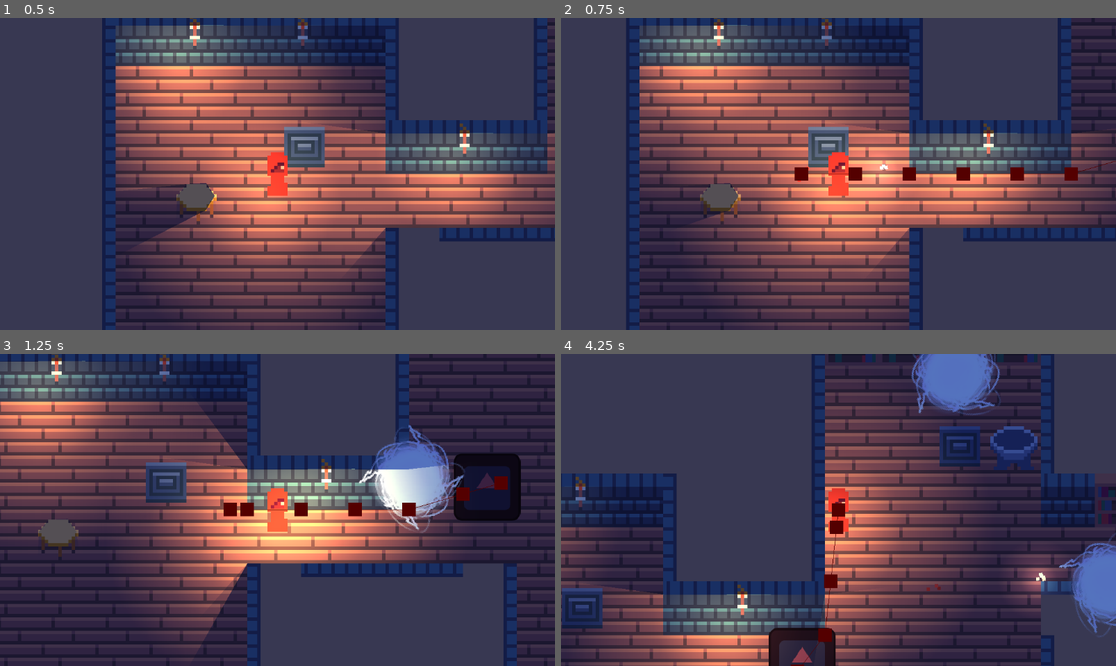
Above: before the commit, frames 1-4 (two rows, left to right).
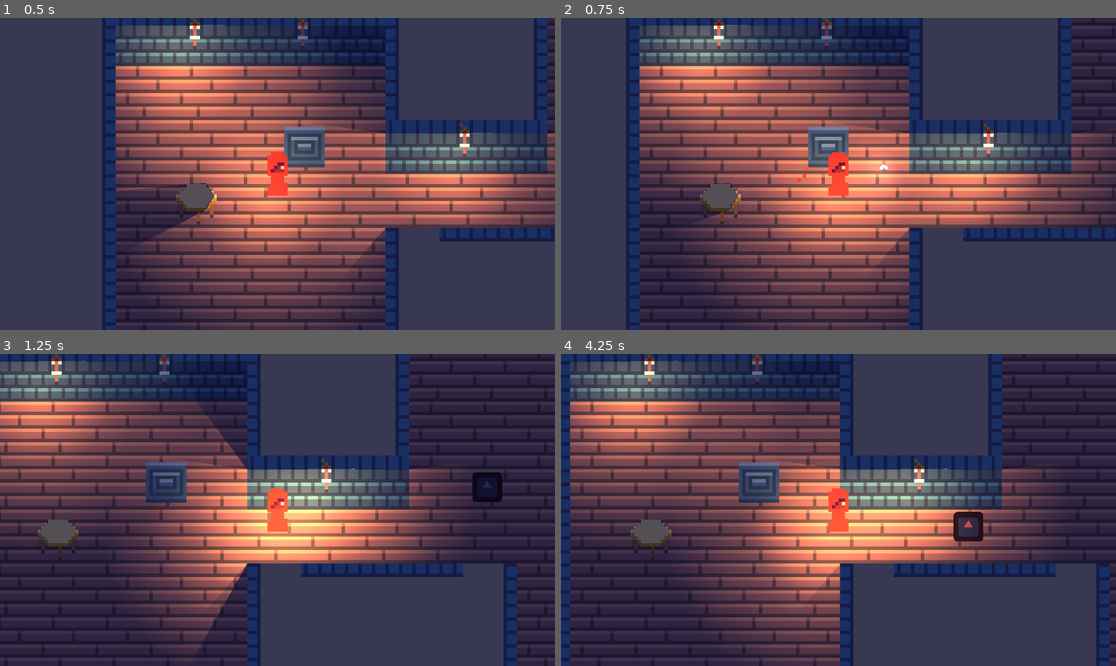
Above: after the commit, the same moments.

Repository: taborlin99/WizardStuff
Game: Godot game, scene res://scenes/main/main.tscn
Same seed, same stepped clock (60 frames per second), same inputs: the game is played once before the commit and once after it. The engine's default icon, where the game draws it, is replaced by a stand-in: a white triangle on a blue panel in a dark square.
Inputs (mouse positions are in pixels of both pictures, inside the frame that each line leads up to):
- Up to frame 1 (0.5 s): no input
- Up to frame 2 (0.75 s): tap Enter at 0.5 s; move the mouse to (960, 158) at 0.52 s; hold D (move_right) from 0.53 s (still down); click (960, 158) at 0.6 s
- Up to frame 3 (1.25 s): keep holding D (move_right)
- Up to frame 4 (4.25 s): move the mouse to (727, 525) at 1.27 s; release D (move_right) at 1.28 s; hold S (move_down) 1.28-2.03 s; click (727, 525) at 1.35 s; move the mouse to (894, 441) at 2.02 s; hold D (move_right) 2.03-2.78 s; click (894, 441) at 2.1 s; move the mouse to (810, 572) at 2.77 s; hold W (move_up) 2.78-3.53 s; click (810, 572) at 2.85 s; move the mouse to (1005, 556) at 3.52 s; hold A (move_left) from 3.53 s (still down); click (1005, 556) at 3.6 s

Frame 1 is identical in both runs. In frame 2, 0.7% of the frame differs, in the area x 42-100%, y 45-53%; in frame 3, 5.7%; in frame 4, 72%, in the area x 0-100%, y 0-100%.

Commit message:
Enemy Health, collision detection
remember that goblin? it can die now :(

Diff:
--- a/project.godot
+++ b/project.godot
@@ -43,6 +43,12 @@
 ]
 }
 
+[layer_names]
+
+2d_physics/layer_1="env"
+2d_physics/layer_2="ent"
+2d_physics/layer_3="proj"
+
 [rendering]
 
 textures/canvas_textures/default_texture_filter=0
--- a/scenes/enemies/Goblin.gd
+++ b/scenes/enemies/Goblin.gd
@@ -14,4 +14,7 @@
 
 func _on_timer_timeout():
 	pathfind()
-	print("is pathfinding")
+
+func spell_hit(damage):
+	modify_health(-damage)
+	print(self.name," health: ",current_health)
--- a/scenes/enemies/Goblin.tscn
+++ b/scenes/enemies/Goblin.tscn
@@ -1,31 +1,46 @@
-[gd_scene load_steps=4 format=3 uid="uid://cepuvrn6lcu8h"]
+[gd_scene load_steps=5 format=3 uid="uid://cepuvrn6lcu8h"]
 
 [ext_resource type="Script" path="res://scenes/enemies/Goblin.gd" id="1_15v8t"]
 [ext_resource type="Texture2D" uid="uid://bttcuowxvbj4m" path="res://assets/icon.svg" id="2_4uf7r"]
 
 [sub_resource type="CircleShape2D" id="CircleShape2D_pqxv3"]
 
-[node name="Goblin" type="CharacterBody2D"]
+[sub_resource type="CircleShape2D" id="CircleShape2D_hv17d"]
+radius = 9.48767
+
+[node name="Goblin" type="CharacterBody2D" groups=["enemies"]]
 z_index = 1
 scale = Vector2(0.155, 0.155)
 collision_layer = 2
-collision_mask = 3
+collision_mask = 15
 motion_mode = 1
 wall_min_slide_angle = 0.0
 script = ExtResource("1_15v8t")
+max_health = 100
+current_health = 100
 
 [node name="CollisionShape2D" type="CollisionShape2D" parent="."]
+scale = Vector2(3.22, 3.22)
 shape = SubResource("CircleShape2D_pqxv3")
 
 [node name="Sprite2D" type="Sprite2D" parent="."]
 modulate = Color(0.686275, 0.278431, 0.337255, 1)
+scale = Vector2(0.44, 0.44)
 texture = ExtResource("2_4uf7r")
 
 [node name="NavigationAgent2D" type="NavigationAgent2D" parent="."]
-debug_enabled = true
 
 [node name="Timer" type="Timer" parent="NavigationAgent2D"]
 wait_time = 0.5
 autostart = true
 
+[node name="hitbox" type="Area2D" parent="NavigationAgent2D" groups=["enemies"]]
+scale = Vector2(0.155, 0.155)
+collision_layer = 2
+collision_mask = 15
+
+[node name="CollisionShape2D" type="CollisionShape2D" parent="NavigationAgent2D/hitbox"]
+scale = Vector2(4.08, 4.08)
+shape = SubResource("CircleShape2D_hv17d")
+
 [connection signal="timeout" from="NavigationAgent2D/Timer" to="." method="_on_timer_timeout"]
--- a/scenes/main/main.tscn
+++ b/scenes/main/main.tscn
@@ -204,8 +204,8 @@
 
 [sub_resource type="TileSet" id="TileSet_71t6b"]
 occlusion_layer_0/light_mask = 1
-physics_layer_0/collision_layer = 3
-physics_layer_0/collision_mask = 3
+physics_layer_0/collision_layer = 15
+physics_layer_0/collision_mask = 15
 navigation_layer_0/layers = 1
 sources/0 = SubResource("TileSetAtlasSource_big7e")
 
--- a/scenes/player/player.gd
+++ b/scenes/player/player.gd
@@ -13,7 +13,7 @@
 	player_movement()
 
 func get_spell_array():
-	var spell_array = ["bolt", "bomb", "bolt"]
+	var spell_array = ["bolt"]
 	return spell_array
 
 func cast_spell_chain():
--- a/scenes/player/player.tscn
+++ b/scenes/player/player.tscn
@@ -6,18 +6,18 @@
 [sub_resource type="CircleShape2D" id="CircleShape2D_4o18s"]
 radius = 4.0
 
-[sub_resource type="Gradient" id="Gradient_k4jom"]
+[sub_resource type="Gradient" id="Gradient_go1sf"]
 offsets = PackedFloat32Array(0, 0.393939, 0.891775)
 colors = PackedColorArray(1, 1, 1, 1, 0.320388, 0.320388, 0.320388, 1, 0, 0, 0, 1)
 
 [sub_resource type="GradientTexture2D" id="GradientTexture2D_ij8p6"]
-gradient = SubResource("Gradient_k4jom")
+gradient = SubResource("Gradient_go1sf")
 fill = 1
 fill_from = Vector2(0.480122, 0.547401)
 fill_to = Vector2(0.220183, 0.195719)
 
 [node name="player" type="CharacterBody2D"]
-collision_layer = 2
+collision_layer = 8
 collision_mask = 3
 script = ExtResource("1_gq8pa")
 max_speed = 60.0
--- a/scenes/spells/bolt/bolt.gd
+++ b/scenes/spells/bolt/bolt.gd
@@ -3,5 +3,11 @@
 
 func _physics_process(delta):
 	standard_movement()
+	track_lifetime(delta)
 	move_and_slide()
-	track_lifetime(delta)
+
+func _on_hurtbox_body_entered(body):
+	$CollisionShape2D.set_deferred("disabled", true)
+	if body.is_in_group("enemies"):
+		body.spell_hit(damage)
+	self.hide()
--- a/scenes/spells/bolt/bolt.tscn
+++ b/scenes/spells/bolt/bolt.tscn
@@ -1,9 +1,9 @@
-[gd_scene load_steps=7 format=3 uid="uid://kgp5hbrdt5r4"]
+[gd_scene load_steps=8 format=3 uid="uid://kgp5hbrdt5r4"]
 
 [ext_resource type="Script" path="res://scenes/spells/bolt/bolt.gd" id="1_cro2u"]
 
 [sub_resource type="CircleShape2D" id="CircleShape2D_wmkug"]
-radius = 5.09902
+radius = 2.0
 
 [sub_resource type="Gradient" id="Gradient_fpp7e"]
 offsets = PackedFloat32Array(0, 0.893333)
@@ -23,15 +23,19 @@
 fill_from = Vector2(0.480122, 0.547401)
 fill_to = Vector2(0.220183, 0.195719)
 
+[sub_resource type="CircleShape2D" id="CircleShape2D_fjoq0"]
+radius = 7.31707
+
 [node name="Bolt" type="CharacterBody2D"]
 z_index = 1
-collision_layer = 0
-collision_mask = 0
+collision_layer = 4
+collision_mask = 3
 script = ExtResource("1_cro2u")
 initial_speed = 200.0
 max_speed = 160.0
 acceleration = 5.0
 lifetime = 0.4
+damage = 5.0
 
 [node name="CollisionShape2D" type="CollisionShape2D" parent="."]
 shape = SubResource("CircleShape2D_wmkug")
@@ -75,3 +79,14 @@
 energy = 0.89
 texture = SubResource("GradientTexture2D_hytf8")
 texture_scale = 0.5
+
+[node name="hurtbox" type="Area2D" parent="."]
+collision_layer = 4
+collision_mask = 3
+
+[node name="CollisionShape2D" type="CollisionShape2D" parent="hurtbox"]
+scale = Vector2(0.41, 0.41)
+shape = SubResource("CircleShape2D_fjoq0")
+
+[connection signal="area_entered" from="hurtbox" to="." method="_on_hurtbox_area_entered"]
+[connection signal="body_entered" from="hurtbox" to="." method="_on_hurtbox_body_entered"]
--- a/scenes/spells/bomb/bomb.tscn
+++ b/scenes/spells/bomb/bomb.tscn
@@ -8,8 +8,8 @@
 [node name="Bomb" type="CharacterBody2D"]
 z_index = 1
 position = Vector2(13, 0)
-collision_layer = 0
-collision_mask = 0
+collision_layer = 4
+collision_mask = 3
 script = ExtResource("1_3i2o3")
 initial_speed = 50.0
 acceleration = 0.5
@@ -20,4 +20,5 @@
 texture = ExtResource("1_ld1ni")
 
 [node name="CollisionShape2D" type="CollisionShape2D" parent="."]
+scale = Vector2(0.66, 0.66)
 shape = SubResource("CircleShape2D_yv147")
--- a/scripts/entities/entity.gd
+++ b/scripts/entities/entity.gd
@@ -38,6 +38,7 @@
 	var new_health = current_health + amount
 	if new_health < 0:
 		current_health = 0
+		entity_dies()
 	if new_health > max_health:
 		current_health = max_health
 	else: current_health += amount
@@ -49,3 +50,7 @@
 	scenenode.spell_array = spell_array
 	get_node("/root").add_child(scenenode)
 	return scenenode
+
+func entity_dies():
+	print(self.name," died")
+	queue_free()
